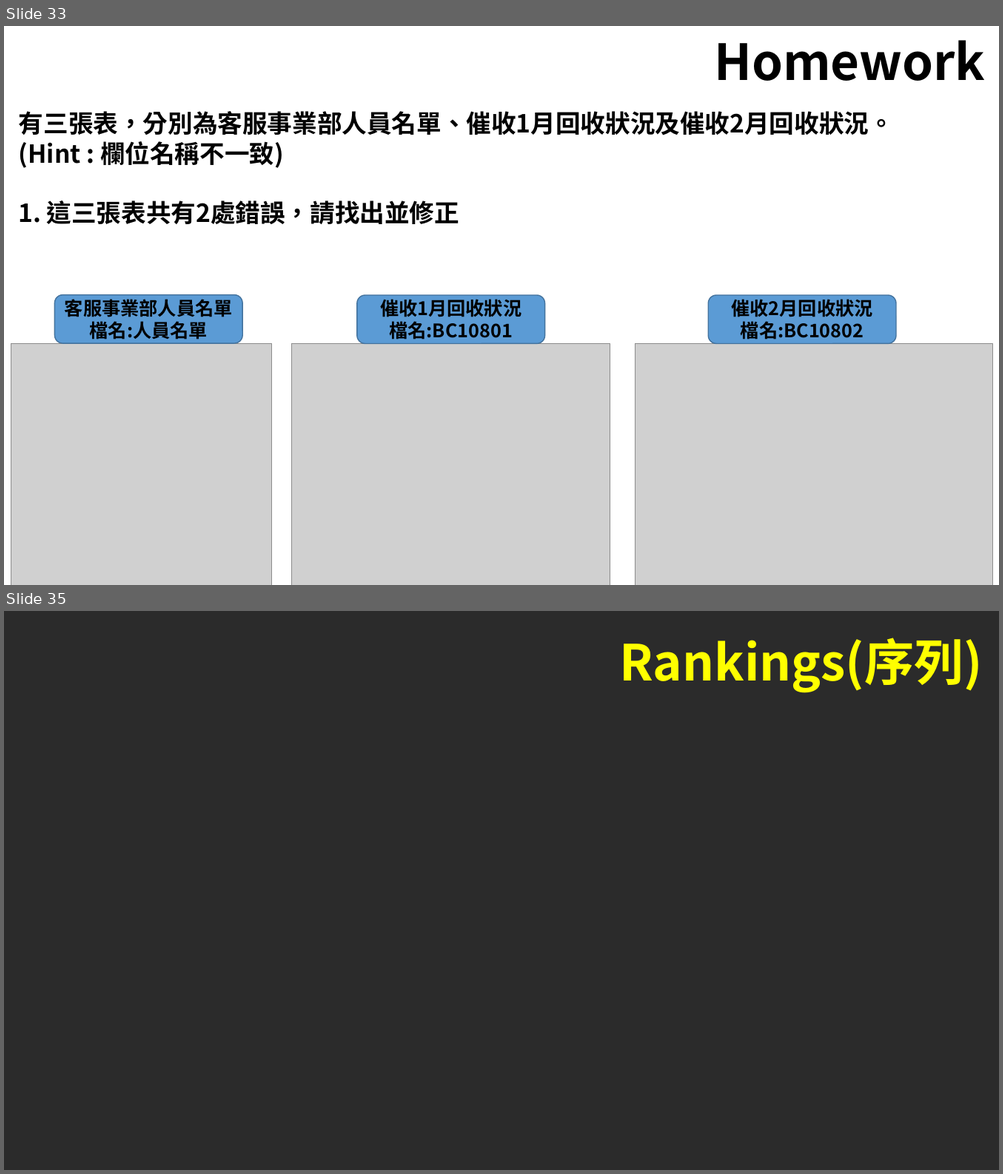
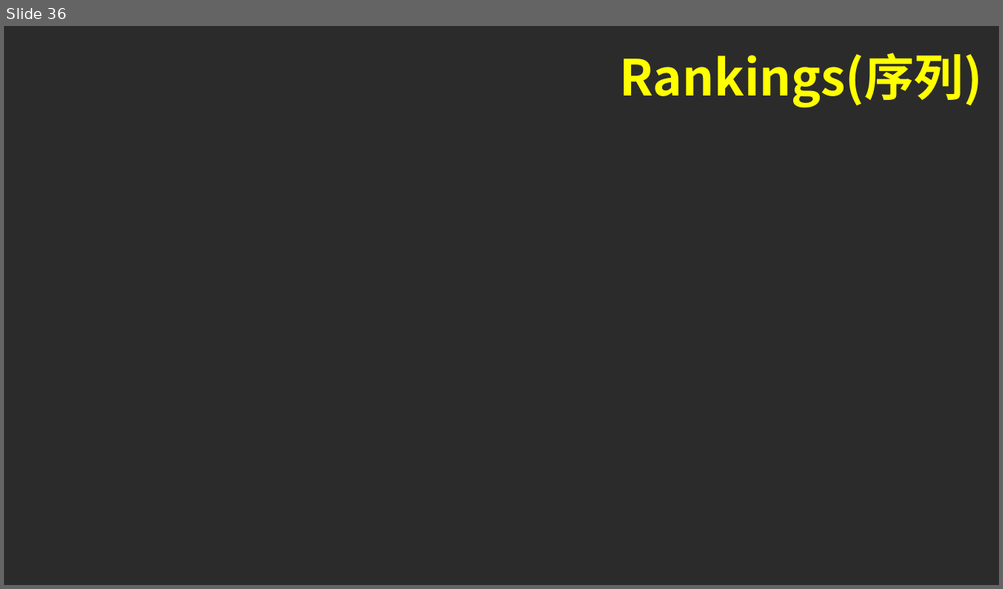
Before and after one commit to TstarCS/RBasic, a slide deck: Lesson7/R_ggplot.pptx. Shown one above the other, each under a label of ours: slides 33 and 35 before the commit, slide 36 after it; the slides between them are not shown. The pictures are 1003x1174 and 1003x589 pixels, drawn with LibreOffice and Linux fonts; fonts in the diff are those of the drawing; grey boxes stand for pictures; background and template pictures are left out; a plain dark background stands for a picture behind light text. Boxes give left, top, right and bottom in pixels: in the first picture for what was removed or moved away, otherwise in the second. Text is boxed around its words. In the diff, an @@ line names an element or a change of style, - is before the commit and + after.

```diff
--- a/Lesson7/R_ggplot.pptx
+++ b/Lesson7/R_ggplot.pptx
@@ slide 33 removed at box(4, 26, 999, 585), background #FFFFFF @@
@@ title removed at box(714, 40, 984, 81) @@
-Homework
@@ text removed at box(19, 111, 893, 224) @@
-有三張表，分別為客服事業部人員名單、催收1月回收狀況及催收2月回收狀況。
-(Hint : 欄位名稱不一致)
-1. 這三張表共有2處錯誤，請找出並修正
@@ rounded rectangle removed at box(55, 295, 243, 344) @@
-客服事業部人員名單
-檔名:人員名單
@@ rounded rectangle removed at box(357, 295, 545, 344) @@
-催收1月回收狀況
-檔名:BC10801
@@ rounded rectangle removed at box(708, 295, 896, 344) @@
-催收2月回收狀況
-檔名:BC10802
@@ picture removed at box(11, 344, 272, 585) @@
@@ picture removed at box(292, 344, 610, 585) @@
@@ picture removed at box(635, 344, 993, 585) @@
@@ what was slide 35 is now slide 36 @@
```
Also in this commit, not shown: 3 slides changed, 2 slides added.
